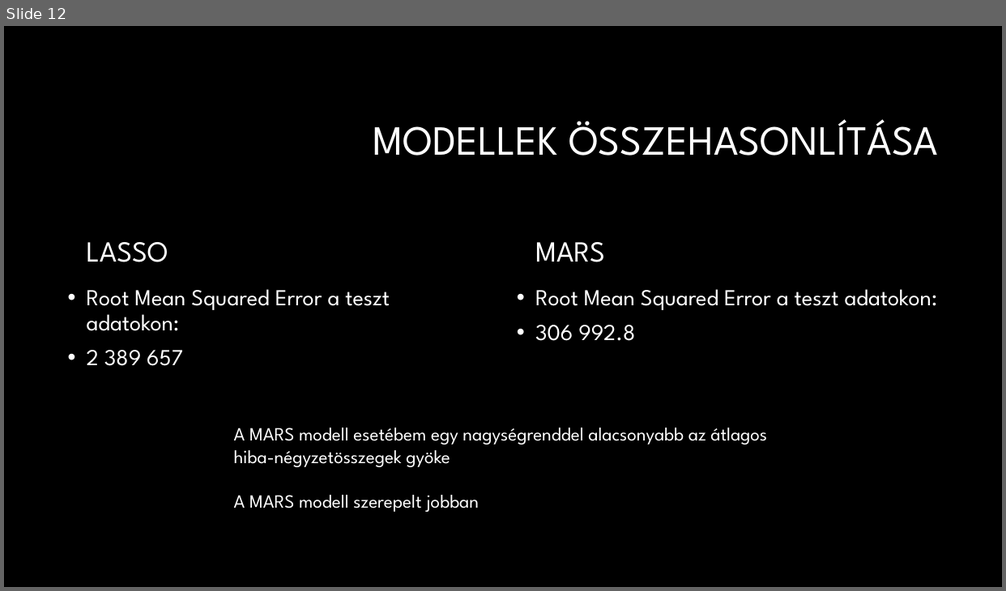
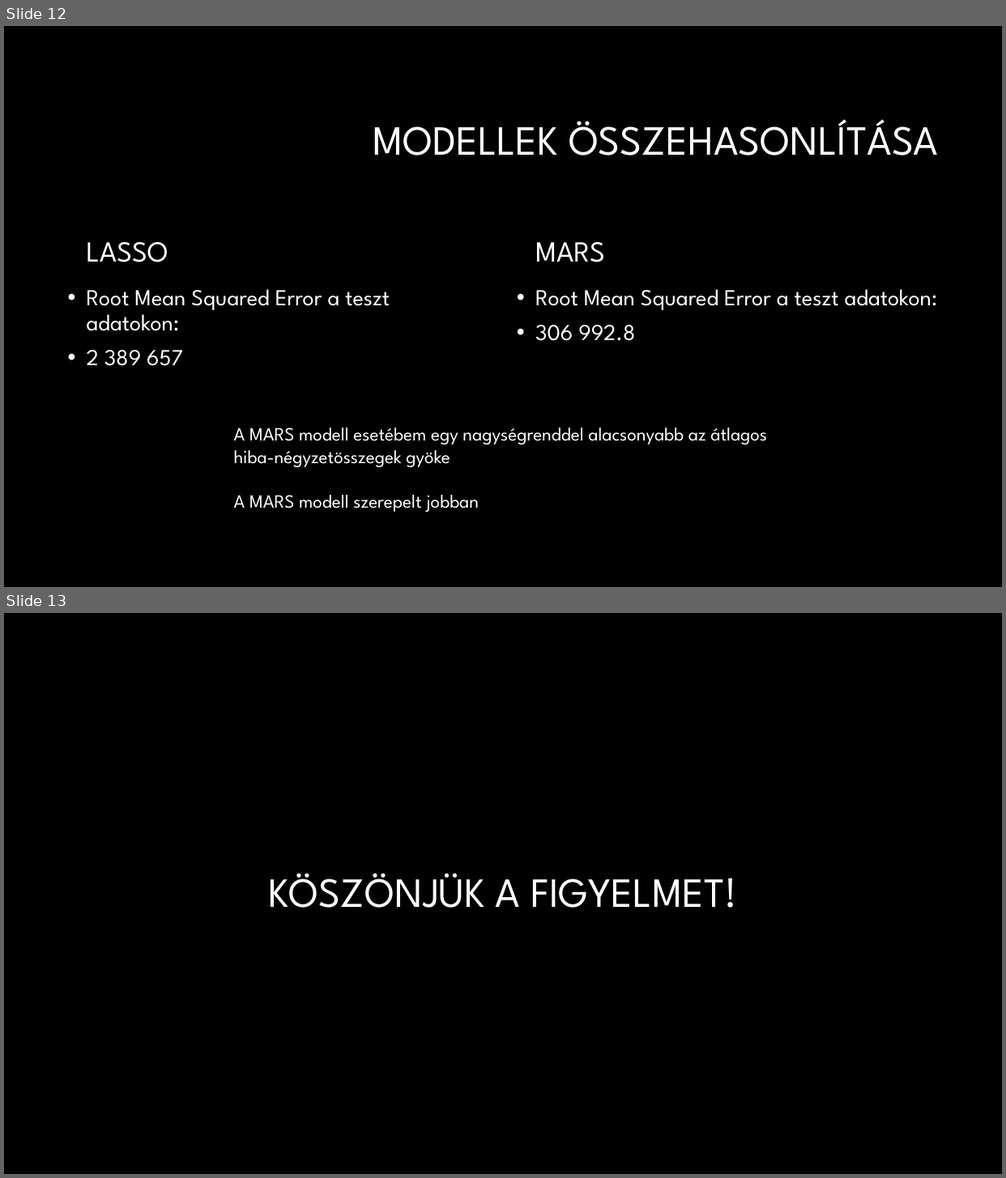
Before and after one commit to DLeves/TobbvaltPet, a slide deck: Prezi.pptx. Shown one above the other, each under a label of ours: slide 12 before the commit, slides 12 and 13 after it. The pictures are 1006x591 and 1006x1178 pixels, drawn with LibreOffice and Linux fonts; fonts in the diff are those of the drawing; background and template pictures are left out. Boxes give left, top, right and bottom in pixels: in the first picture for what was removed or moved away, otherwise in the second. Text is boxed around its words. In the diff, an @@ line names an element or a change of style, - is before the commit and + after.

```diff
--- a/Prezi.pptx
+++ b/Prezi.pptx
@@ slide 13 added at box(4, 613, 1002, 1174), background #000000 @@
@@ title added at box(268, 873, 737, 908), 40 pt, text #FFFFFF @@
+KÖSZÖNJÜK A FIGYELMET!
```
Also in this commit, not shown: 2 slides changed, 1 other file.
